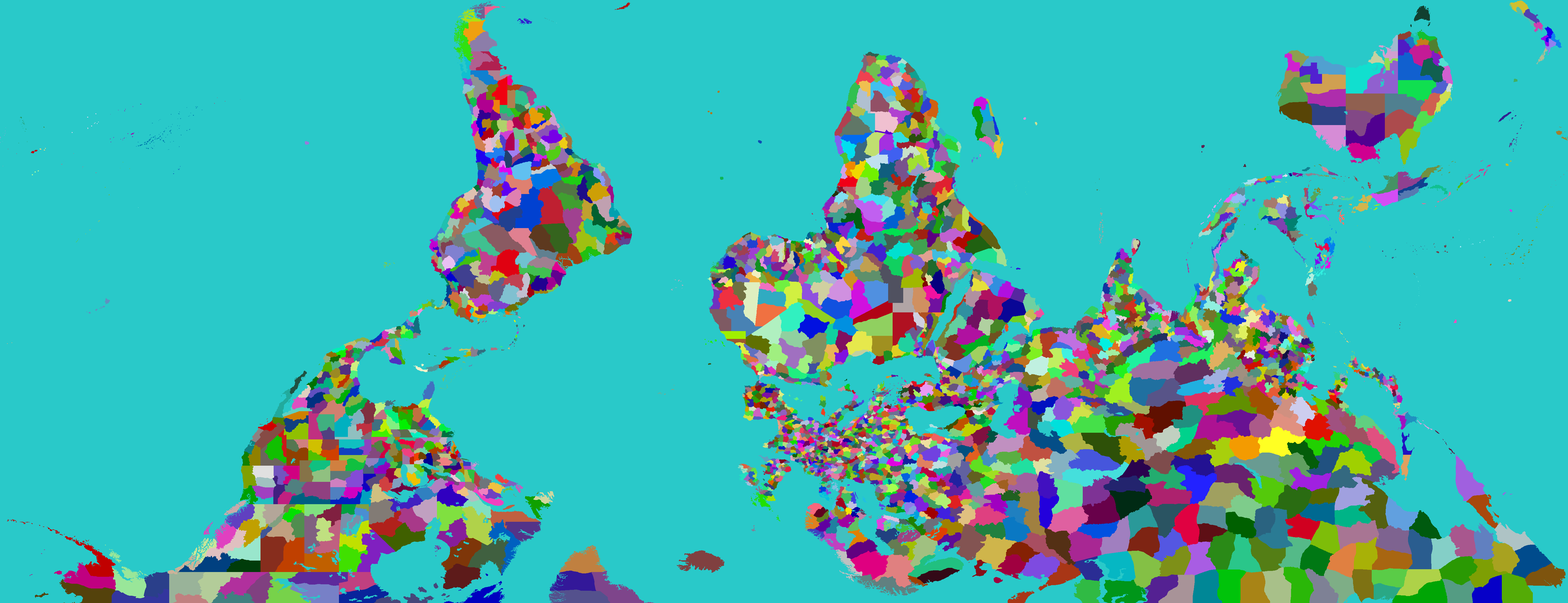
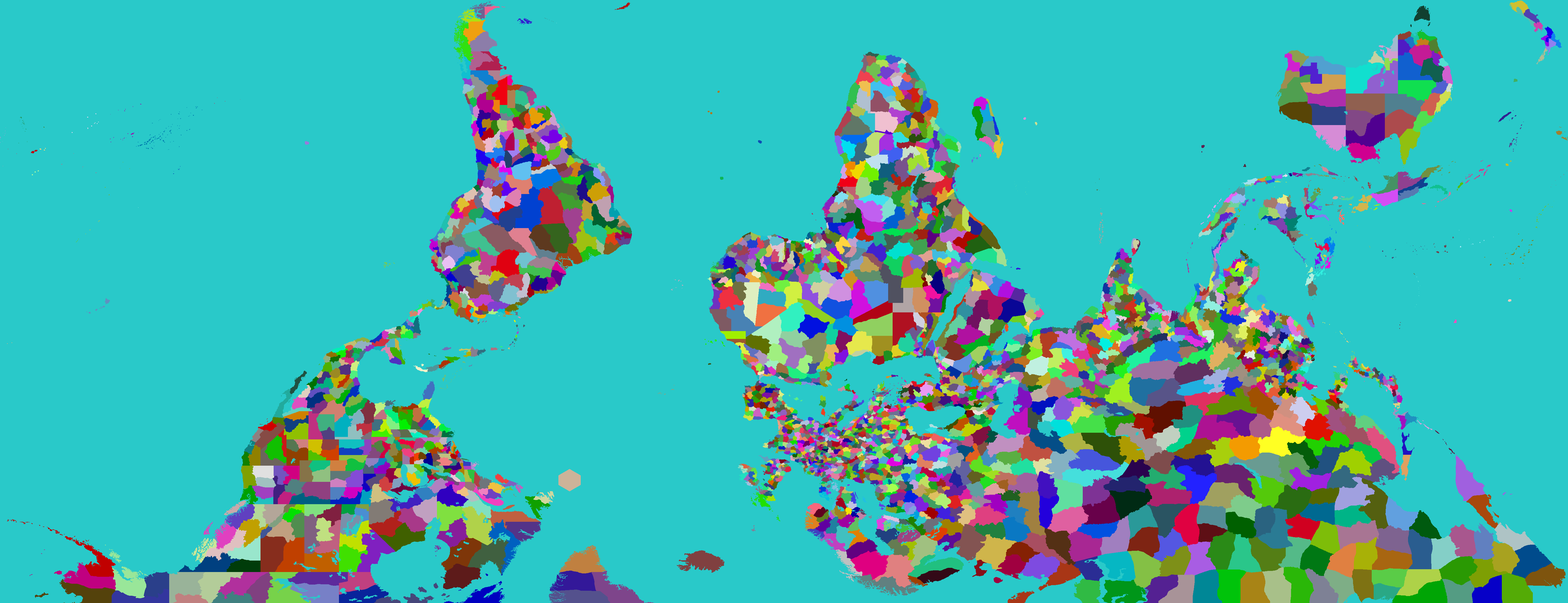
Two versions of the same layered image (1568 x 603). Layer-by-layer changes:
painted on "Provinces" over [167, 469, 581, 575]
